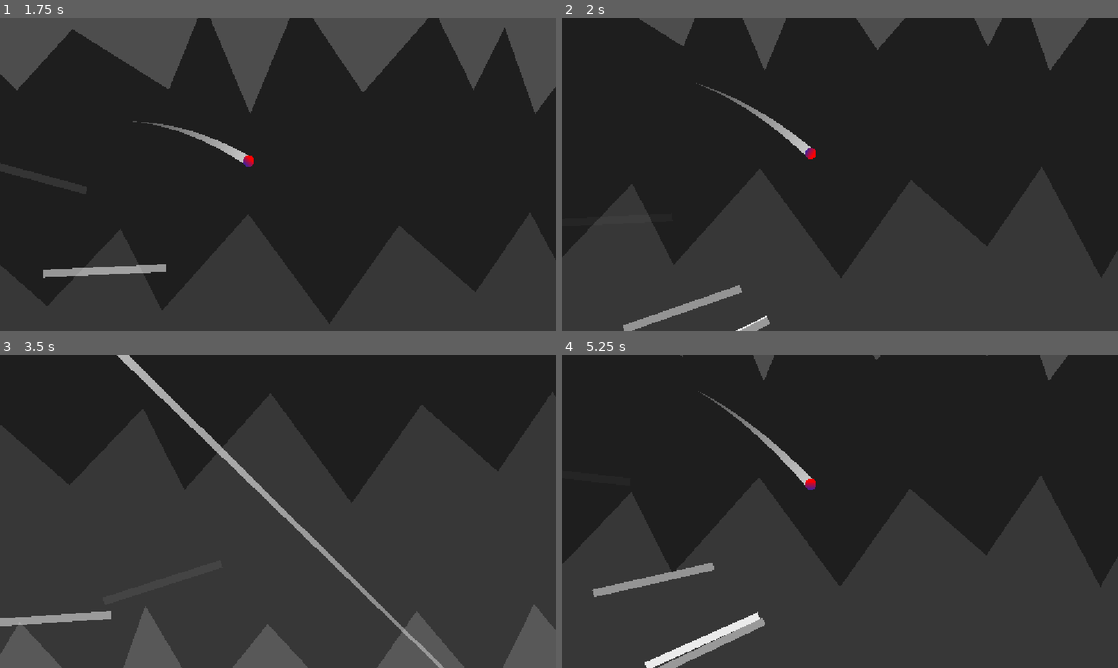
Above: before the commit, frames 1-4 (two rows, left to right).
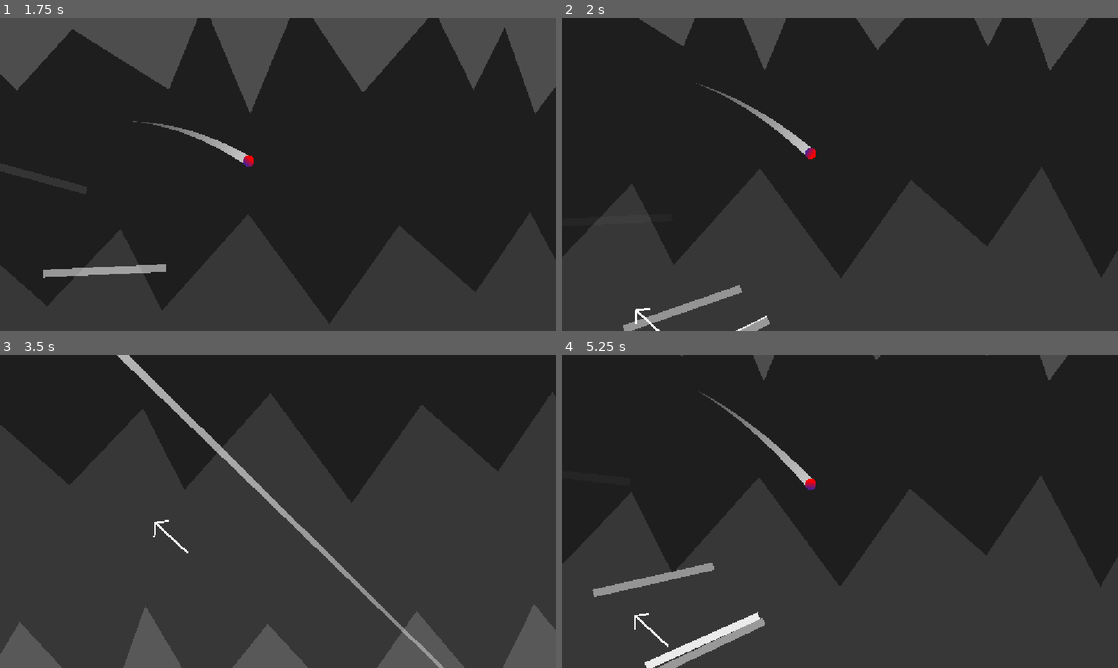
Above: after the commit, the same moments.

Repository: appellatebaton0/wierd-jam
Game: Godot game, scene res://Scenes/Levels/Interpolation.tscn
Two runs of this game, one before a commit and one after it. Both use one fixed random seed, a clock stepped at 60 frames per second and the inputs below. This scene is started directly instead of the project's main scene.
Inputs:
- Up to frame 1 (1.75 s): tap Enter at 0.5 s; hold W 0.53-1.28 s; tap Space (Jump) at 0.77, 1.52 s
- Up to frame 2 (2 s): no input
- Up to frame 3 (3.5 s): hold W from 2.03 s (still down); tap Space (Jump) at 3.02 s
- Up to frame 4 (5.25 s): release W at 3.53 s; tap Space (Jump) at 3.77, 4.52 s

Frame 1 is identical in both runs. In frame 2, less than 0.1% of the frame differs, in the area x 13-18%, y 92-100%; in frame 3, 0.6%, in the area x 0-34%, y 52-87%; in frame 4, less than 0.1%.

Commit message:
h16.8 - Arrows
Added arrows to some of the levels to just sort of speed up the learning process - I don't want people getting too confused.

Diff:
--- /dev/null
+++ b/Scenes/Arrow.tscn
@@ -0,0 +1,6 @@
+[gd_scene format=3 uid="uid://c6fvd8mqb1gxq"]
+
+[node name="Arrow" type="Line2D" unique_id=1475176454]
+z_index = -1
+rotation = 3.1381004
+points = PackedVector2Array(0, 0, -250, 0, -200, -50, -250, 0, -200, 50)
--- a/Scenes/Levels/Curvature.tscn
+++ b/Scenes/Levels/Curvature.tscn
@@ -3,6 +3,7 @@
 [ext_resource type="PackedScene" uid="uid://bp4ot4t75mw16" path="res://Scenes/BaseLevel.tscn" id="1_d8lem"]
 [ext_resource type="PackedScene" uid="uid://dffj877vhhx4u" path="res://Scenes/LongRail.tscn" id="2_aus6k"]
 [ext_resource type="PackedScene" uid="uid://c8owosjuwdc1g" path="res://Scenes/MediumRail.tscn" id="3_7o0bt"]
+[ext_resource type="PackedScene" uid="uid://c6fvd8mqb1gxq" path="res://Scenes/Arrow.tscn" id="4_aus6k"]
 
 [node name="Level" unique_id=1515485159 instance=ExtResource("1_d8lem")]
 index = 3
@@ -90,3 +91,13 @@
 [node name="LongRail15" parent="." index="28" unique_id=1240439462 instance=ExtResource("2_aus6k")]
 position = Vector2(295, -1318.0001)
 rotation = 2.8809845
+
+[node name="Arrow" parent="." index="29" unique_id=1475176454 instance=ExtResource("4_aus6k")]
+position = Vector2(1591.0001, -44)
+rotation = 1.0369132
+scale = Vector2(0.52538323, 0.6944365)
+
+[node name="Arrow2" parent="." index="30" unique_id=210163664 instance=ExtResource("4_aus6k")]
+position = Vector2(142, -1159.0001)
+rotation = 4.69333
+scale = Vector2(0.6435899, 0.7815013)
--- a/Scenes/Levels/Interpolation.tscn
+++ b/Scenes/Levels/Interpolation.tscn
@@ -3,7 +3,7 @@
 [ext_resource type="PackedScene" uid="uid://bp4ot4t75mw16" path="res://Scenes/BaseLevel.tscn" id="1_dxgjp"]
 [ext_resource type="PackedScene" uid="uid://dffj877vhhx4u" path="res://Scenes/LongRail.tscn" id="2_upnbr"]
 [ext_resource type="PackedScene" uid="uid://b46f20mibw1h3" path="res://Scenes/Transform.tscn" id="3_bub18"]
-[ext_resource type="Script" uid="uid://c86lscdglgeil" path="res://Scripts/Transform.gd" id="4_rtbuq"]
+[ext_resource type="PackedScene" uid="uid://c6fvd8mqb1gxq" path="res://Scenes/Arrow.tscn" id="4_bub18"]
 
 [node name="Level" unique_id=1515485159 instance=ExtResource("1_dxgjp")]
 index = 5
@@ -29,31 +29,30 @@
 points = [NodePath("Point 0"), NodePath("Point 1"), NodePath("Point 2")]
 initial_wait = 1.0
 
-[node name="Point 0" type="Polygon2D" parent="LongRail" index="3" unique_id=616858566 instance=ExtResource("3_bub18")]
-modulate = Color(1, 1, 1, 0.62352943)
+[node name="Point 0" parent="LongRail" index="3" unique_id=616858566 instance=ExtResource("3_bub18")]
 color = Color(0.6, 0.6, 0.6, 1)
 polygon = PackedVector2Array(-256, -16, -256, 16, 256, 16, 256, -16)
-script = ExtResource("4_rtbuq")
 next_interpol_time = 1.0
 next_wait = 0.7
 pos = Vector2(209, -744)
 rot = 0.4230758
 
-[node name="Point 1" type="Polygon2D" parent="LongRail" index="4" unique_id=1201560991 instance=ExtResource("3_bub18")]
-modulate = Color(1, 1, 1, 0.62352943)
+[node name="Point 1" parent="LongRail" index="4" unique_id=1201560991 instance=ExtResource("3_bub18")]
 position = Vector2(1296.8525, 656.4327)
 rotation = -0.8824251
 color = Color(0.6, 0.6, 0.6, 1)
 polygon = PackedVector2Array(-256, -16, -256, 16, 256, 16, 256, -16)
-script = ExtResource("4_rtbuq")
 pos = Vector2(1122, 387.00012)
 rot = -0.45934933
 
-[node name="Point 2" type="Polygon2D" parent="LongRail" index="5" unique_id=275106493 instance=ExtResource("3_bub18")]
-modulate = Color(1, 1, 1, 0.62352943)
+[node name="Point 2" parent="LongRail" index="5" unique_id=275106493 instance=ExtResource("3_bub18")]
 position = Vector2(-30.09224, 1854.9006)
 color = Color(0.6, 0.6, 0.6, 1)
 polygon = PackedVector2Array(-256, -16, -256, 16, 256, 16, 256, -16)
-script = ExtResource("4_rtbuq")
 pos = Vector2(-580, 935)
 rot = 0.4230758
+
+[node name="Arrow" parent="." index="9" unique_id=1475176454 instance=ExtResource("4_bub18")]
+position = Vector2(937, 357.00003)
+rotation = 0.747236
+scale = Vector2(0.73447603, 0.8862059)
--- a/Scenes/Levels/Interpolation_2.tscn
+++ b/Scenes/Levels/Interpolation_2.tscn
@@ -4,6 +4,7 @@
 [ext_resource type="Script" uid="uid://5v4fcc34jkgn" path="res://Scripts/DeathBorder.gd" id="2_fu5aq"]
 [ext_resource type="PackedScene" uid="uid://dffj877vhhx4u" path="res://Scenes/LongRail.tscn" id="2_su475"]
 [ext_resource type="PackedScene" uid="uid://b46f20mibw1h3" path="res://Scenes/Transform.tscn" id="3_85guk"]
+[ext_resource type="PackedScene" uid="uid://c6fvd8mqb1gxq" path="res://Scenes/Arrow.tscn" id="5_su475"]
 
 [node name="Level" unique_id=1515485159 instance=ExtResource("1_fu5aq")]
 index = 6
@@ -138,3 +139,13 @@
 polygon = PackedVector2Array(-256, -16, -256, 16, 256, 16, 256, -16)
 pos = Vector2(115.000244, 230)
 rot = 1.8958097
+
+[node name="Arrow" parent="." index="13" unique_id=1475176454 instance=ExtResource("5_su475")]
+position = Vector2(-1192, 481.00006)
+rotation = 2.6078756
+scale = Vector2(0.8298436, 1.056627)
+
+[node name="Arrow2" parent="." index="14" unique_id=1750739451 instance=ExtResource("5_su475")]
+position = Vector2(-781, 176.00006)
+rotation = 0.70967245
+scale = Vector2(0.8298436, 1.056627)
--- a/Scripts/Animator.gd
+++ b/Scripts/Animator.gd
@@ -36,7 +36,6 @@
 
 			Global.loaded_level.emit()
 		"Level End":
-			print("STORING ATTEMPT ")
 			current_level_data.store_attempt()
 
 			current_level_instance.queue_free()
--- a/Scripts/Rail.gd
+++ b/Scripts/Rail.gd
@@ -130,6 +130,11 @@
 		rotation = curr.rot
 	lerp_amnt = 0.0
 
+	# Clear all the aftereffects
+	for effect in effect_pool:
+		effect_pool.erase(effect)
+		effect.queue_free()
+
 ## Lerp, but the amount is eased.
 func lerp_ease(a:Variant, b:Variant, l:float, e:float) -> Variant:
 	return lerp(a, b, ease(l, e))
